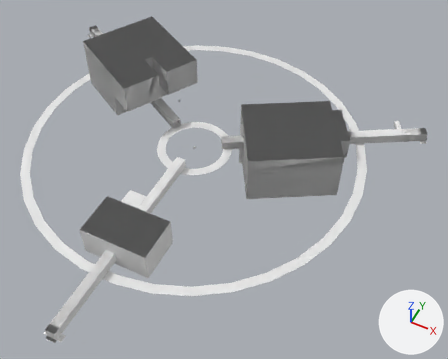
The Blender file JoGJ/Assets/Models/BaseMap_01.blend, before and after one commit.
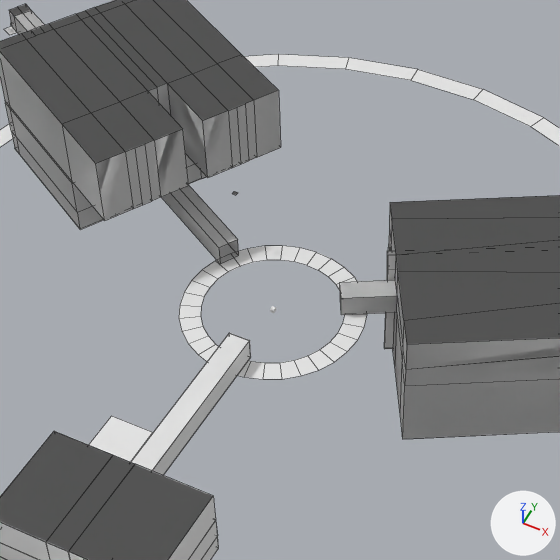
Each version appears first whole from a 50 mm camera at (252.0, -429.0, 501.0) aimed at (50.0, -25.0, -4.0), and next in a close-up on the part from 19% to 69% of the width and 7% to 69% of the height. The axes (+X, +Y, +Z) are drawn at lower right. The lights are the same throughout. The close-ups show mesh edges as thin lines.
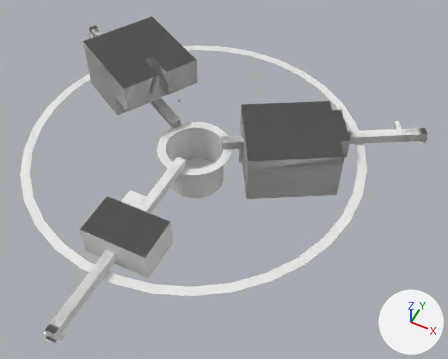
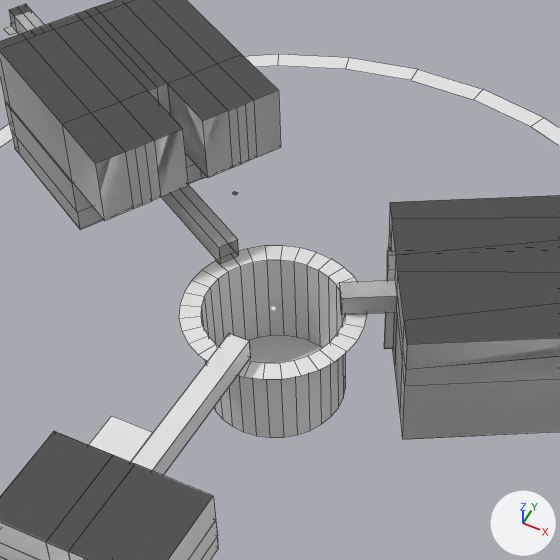
What the commit changed:
me_circle_003 is used by ob_circle_002; location (0.0, -0.2, 0.1); scale (42.6, 42.6, 42.6).
me_circle_003 had 64 vertices, 32 faces and spanned x -1.0..1.0, y -1.0..1.0, z 0.0.
me_circle_003 now has 96 vertices, 65 faces and spans x -1.0..1.0, y -1.0..1.0, z -1.19..0.0.
Part 1, on me_circle_003:
32 new vertices lie (0.0, 0.0, -1.19) away from vertices in x -0.77..0.77, y -0.77..0.77, z 0.0.
33 new faces join them.

What differs and where, as boxes (x1, y1, x2, y2) in the close-ups (560 x 560 px):
'Circle.002', reshaped (43% taller): before (179, 246, 367, 379); after (179, 246, 367, 437)
part 1 of me_circle_003, added: after (201, 260, 345, 437)
